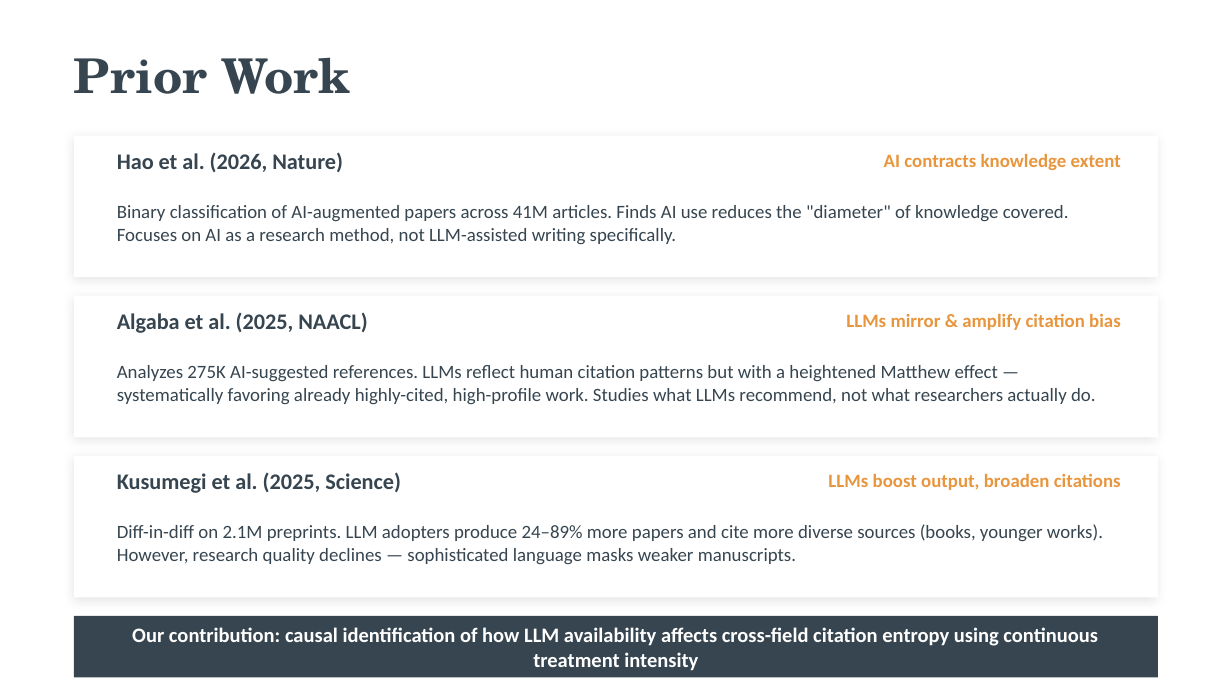
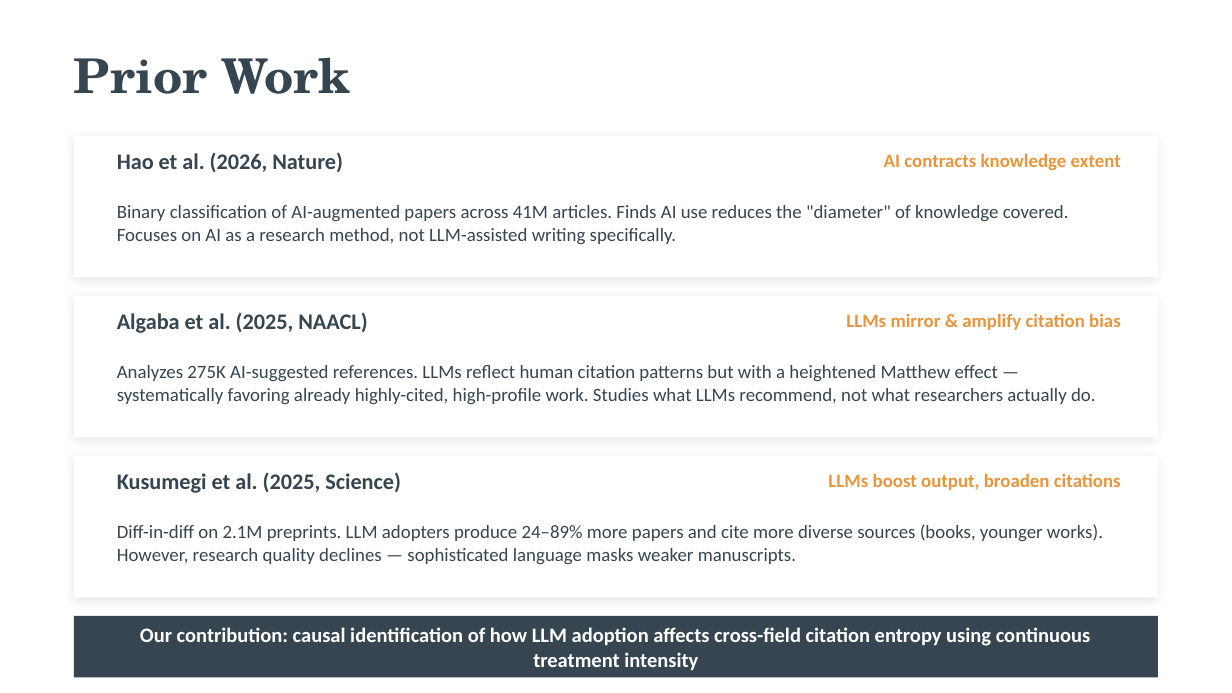
Before and after one commit to bheim/aig_final_project, a slide deck: slide 5 of claude work/presentation final.pptx. Drawn at 1232x693 pixels with LibreOffice and Linux fonts; fonts in the diff are those of the drawing. Boxes give left, top, right and bottom in pixels: in the first picture for what was removed or moved away, otherwise in the second. Text is boxed around its words. In the diff, an @@ line names an element or a change of style, - is before the commit and + after.

Commit message:
final presentation

```diff
--- a/claude work/presentation final.pptx
+++ b/claude work/presentation final.pptx
@@ text at [140, 627, 1091, 671]: text changed @@
-Our contribution: causal identification of how LLM availability affects cross-field citation entropy using continuous treatment intensity
+Our contribution: causal identification of how LLM adoption affects cross-field citation entropy using continuous treatment intensity
```
Also in this commit, not shown: 3 slides added, 2 slides removed, 1 other file.
